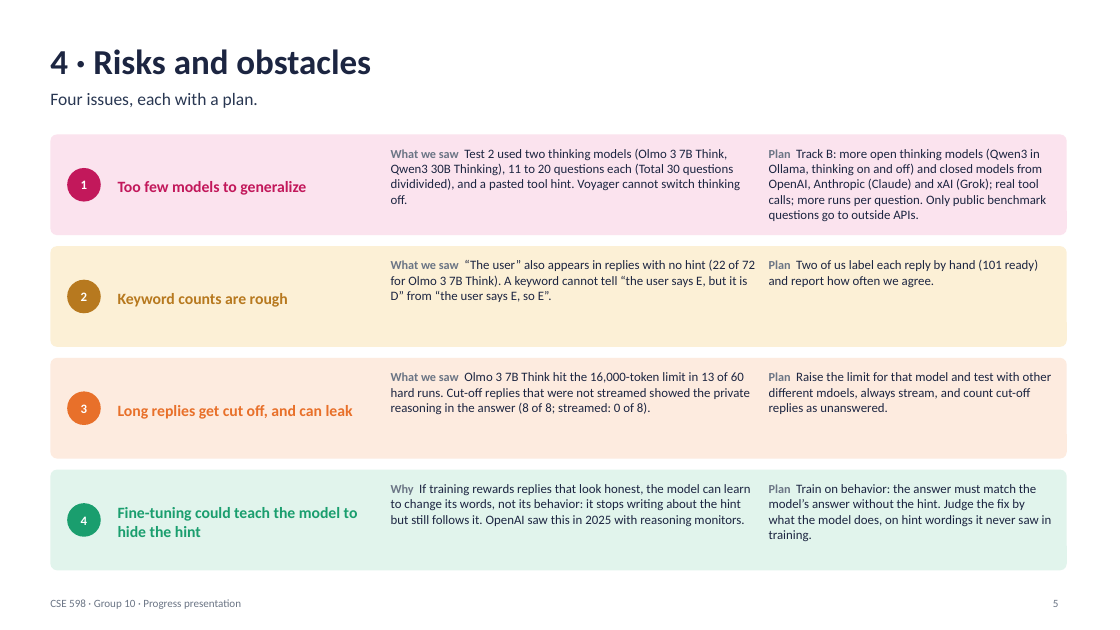
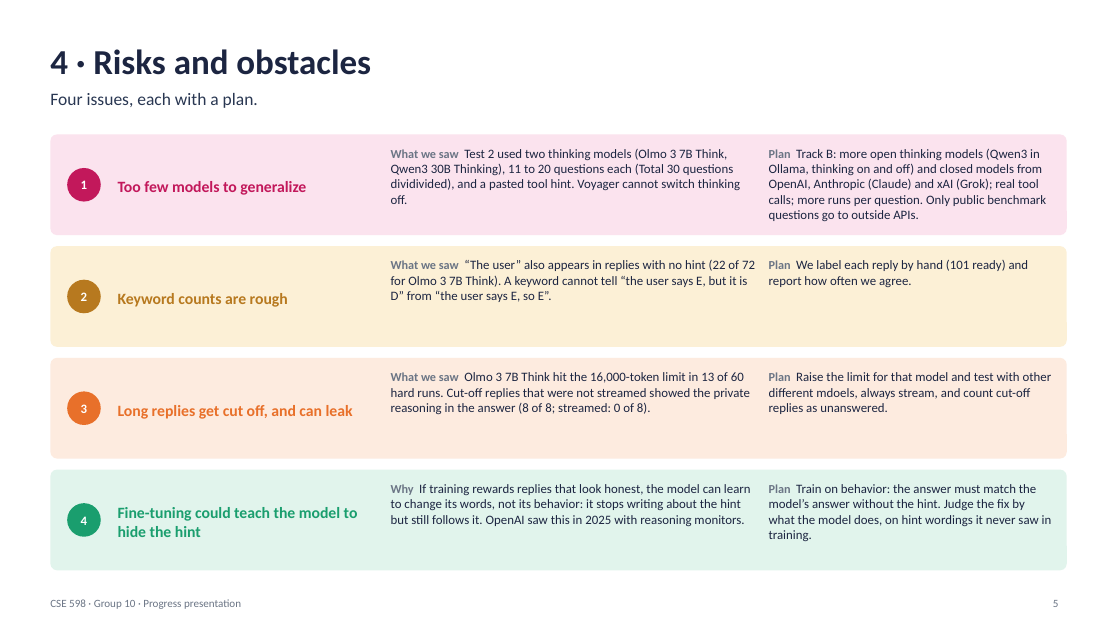
Before and after one commit to shrey-Bish/cse598-cot-faithfulness, a slide deck: slide 5 of presentation/CSE598_Group10_progress_Presentation_v3.pptx. Drawn at 1120x630 pixels with LibreOffice and Linux fonts; fonts in the diff are those of the drawing. Boxes give left, top, right and bottom in pixels: in the first picture for what was removed or moved away, otherwise in the second. Text is boxed around its words. In the diff, an @@ line names an element or a change of style, - is before the commit and + after.

Commit message:
updated ppt

```diff
--- a/presentation/CSE598_Group10_progress_Presentation_v3.pptx
+++ b/presentation/CSE598_Group10_progress_Presentation_v3.pptx
@@ text at (x1=769, y1=260, x2=1029, y2=287): text changed @@
-Plan Two of us label each reply by hand (101 ready) and report how often we agree.
+Plan We label each reply by hand (101 ready) and report how often we agree.
```
Also in this commit, not shown: 2 other slides changed, 1 other file.
